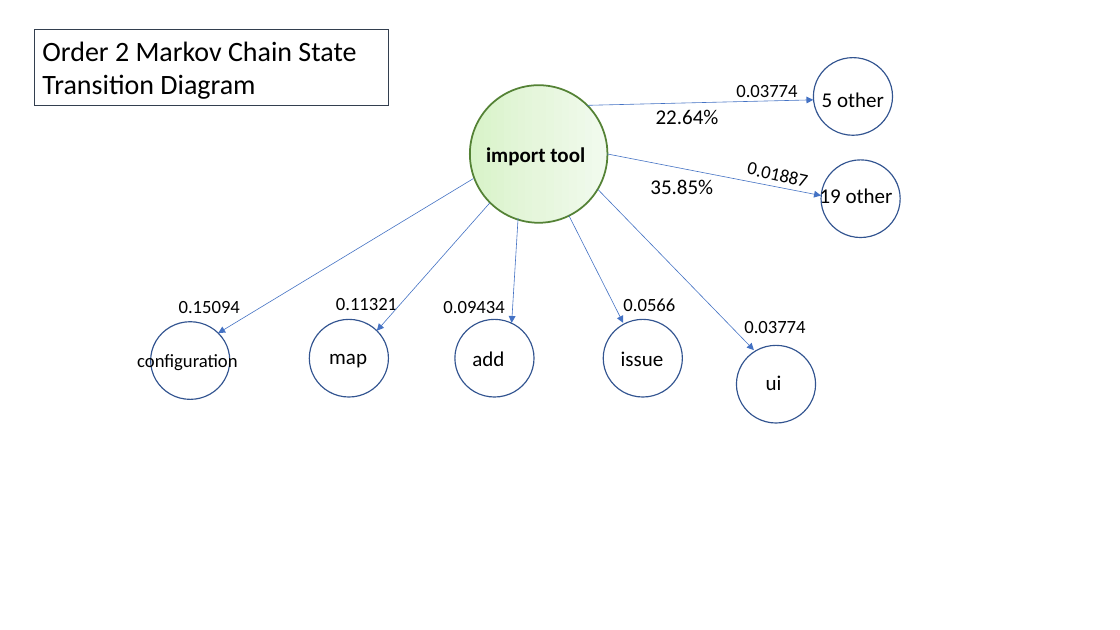
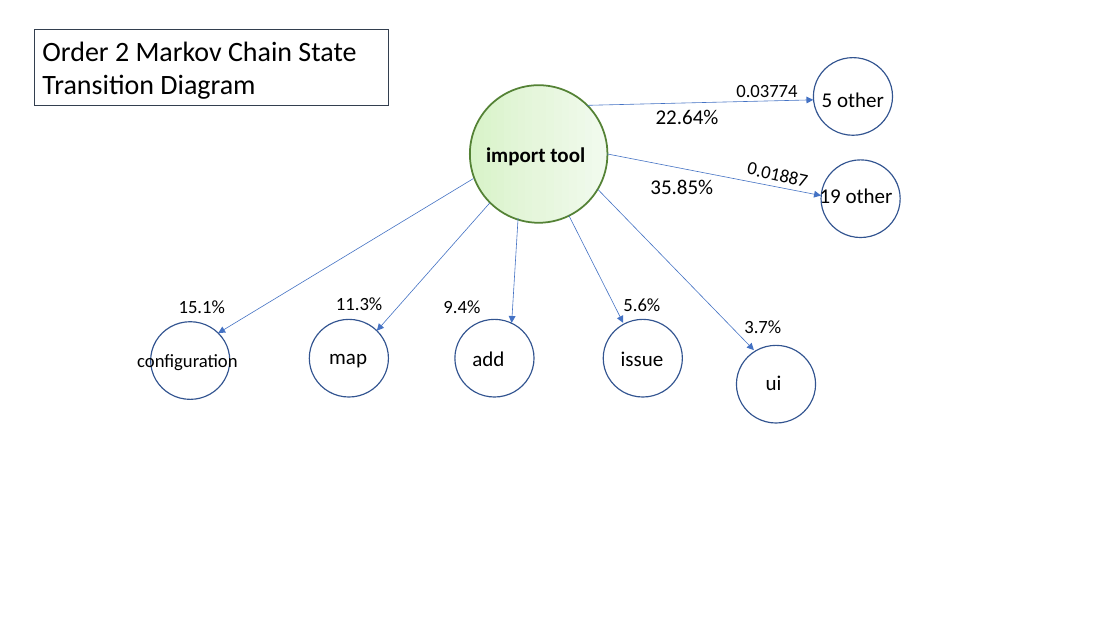
Before and after one commit to dwbzen/commonlib, a slide deck: slide 13 of doc/Markov Chain Lunch and Learn.pptx (slide 11 before the commit). Drawn at 1120x630 pixels with LibreOffice and Linux fonts; fonts in the diff are those of the drawing; background and template pictures are left out. Boxes give left, top, right and bottom in pixels: in the first picture for what was removed or moved away, otherwise in the second. Text is boxed around its words. In the diff, an @@ line names an element or a change of style, - is before the commit and + after.

```diff
--- a/doc/Markov Chain Lunch and Learn.pptx
+++ b/doc/Markov Chain Lunch and Learn.pptx
@@ text at [336, 297, 382, 310]: text changed @@
-0.11321
+11.3%
@@ text at [623, 298, 660, 311]: text changed @@
-0.0566
+5.6%
@@ text at [179, 300, 225, 313]: text changed @@
-0.15094
+15.1%
@@ text at [443, 300, 480, 313]: text changed @@
-0.09434
+9.4%
@@ text at [744, 320, 781, 333]: text changed @@
-0.03774
+3.7%
```
Also in this commit, not shown: 9 other slides changed, 3 slides added.
